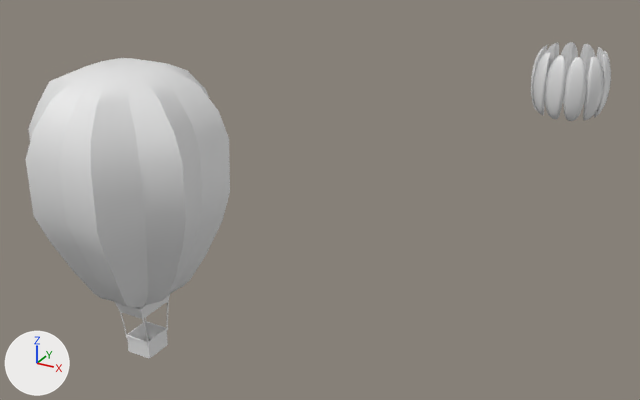
Two versions of the Blender file Assets/Models/blend/Luchtbalon.blend, one commit apart.
One viewpoint serves both versions: a 50 mm lens placed at (3.6, -4.05, 3.43), pointed at (0.47, 1.63, 0.59). Lighting does not change. The marker at lower left points along +X, +Y and +Z.

Names of what the first picture shows: 'Ballon', 'Mand', 'Oefenen'.
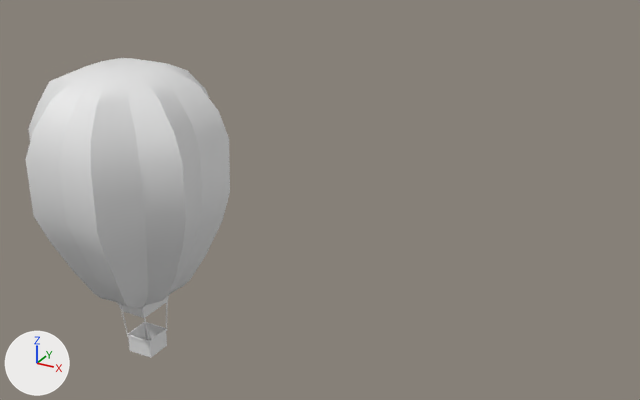
ob_empty is not drawn itself; it is used by a modifier of ob_oefenen.

Changed parts and their boxes [x1, y1, x2, y2] in the pictures (640 x 400 px):
'Oefenen', deleted: before [531, 42, 611, 121]

The change, as a diff of the scene's bpy script:
```diff
--- a/Assets/Models/blend/Luchtbalon.blend.py
+++ b/Assets/Models/blend/Luchtbalon.blend.py
@@ ob_empty @@
-ob_empty = bpy.data.objects.new('Empty', None)
-ob_empty.location = (1.812, 4.252, 1.091)
-ob_empty.rotation_euler = (0.0, 0.0, 0.89)  # degrees (0, 0, 51)
@@ ob_oefenen @@
-ob_oefenen = bpy.data.objects.new('Oefenen', me_sphere_002)
-ob_oefenen.location = (1.812, 4.252, 1.091)
-ob_oefenen.rotation_euler = (0.0, 0.0, 0.358)  # degrees (0, 0, 21)
-_m = ob_oefenen.modifiers.new('Array', 'ARRAY')
-_m.count = 12
-_m.relative_offset_displace = (0.0, 0.2, 0.0)
-_m.use_object_offset = True
-_m.offset_object = ob_empty
```
